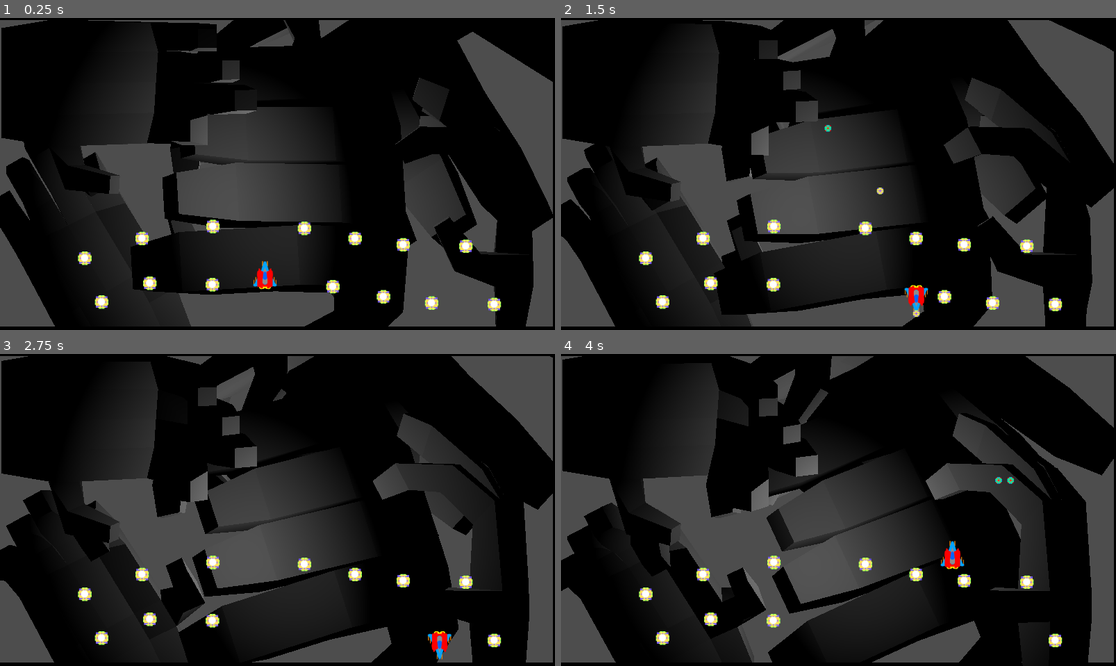
Above: before the commit, frames 1-4 (two rows, left to right).
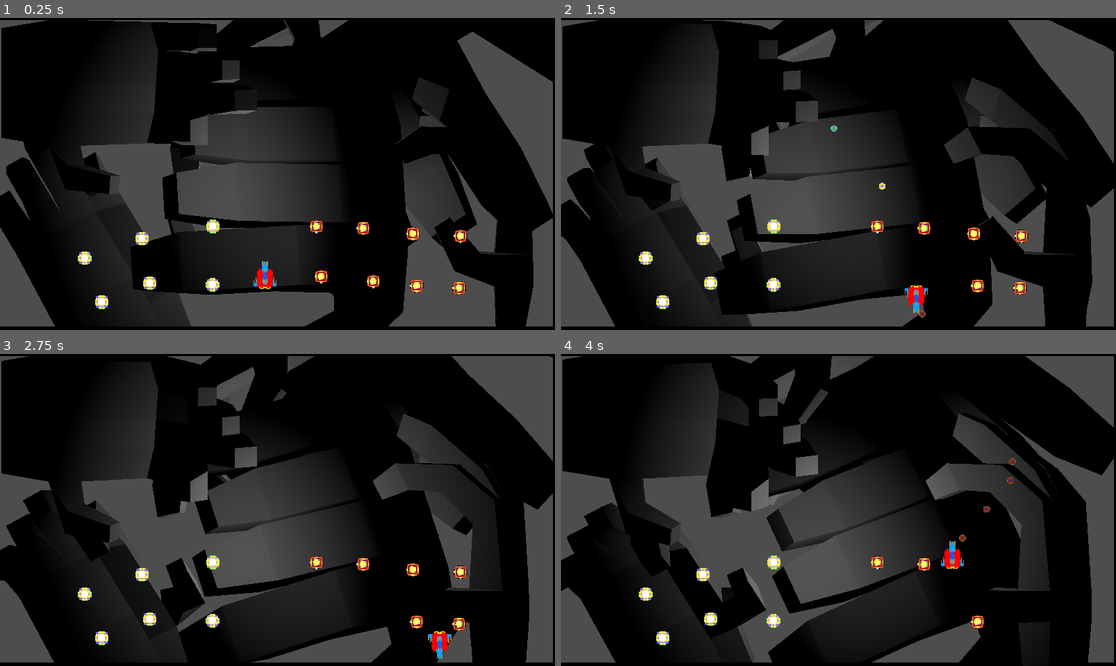
Above: after the commit, the same moments.

Repository: gamkedo-la/AttackStackCharlie
Game: Godot game, scene res://MainPlay.tscn
Same seed, same stepped clock (60 frames per second), same inputs: the game is played once before the commit and once after it.
Inputs:
- Up to frame 1 (0.25 s): no input
- Up to frame 2 (1.5 s): hold D (move right) 0.53-1.28 s; hold Space (shoot) 0.53-1.28 s; hold S (move down) from 1.28 s (still down); tap Space (shoot) at 1.35 s
- Up to frame 3 (2.75 s): release S (move down) at 2.03 s; hold D (move right) from 2.03 s (still down); hold Space (shoot) from 2.03 s (still down)
- Up to frame 4 (4 s): release D (move right) at 2.78 s; release Space (shoot) at 2.78 s; hold W (move up) 2.78-3.53 s; tap Space (shoot) at 2.85 s; hold A (move left) from 3.53 s (still down); hold Space (shoot) from 3.53 s (still down)

The runs differ from the first frame. In frame 1, 1.6% of the frame differs, in the area x 14-91%, y 64-94%; in frame 2, 1.5%; in frame 3, 1.2%; in frame 4, 1.1%.

Commit message:
Split and ROF separated, global shot list, separated power ups

Diff:
--- /dev/null
+++ b/Globals/level_type_enum.gd
@@ -0,0 +1,4 @@
+enum LevelType {
+	SPLIT,
+	ROF
+}
--- a/MainPlay.tscn
+++ b/MainPlay.tscn
@@ -1,7 +1,8 @@
-[gd_scene load_steps=7 format=3 uid="uid://degldynxe05sf"]
+[gd_scene load_steps=8 format=3 uid="uid://degldynxe05sf"]
 
 [ext_resource type="PackedScene" uid="uid://c4hrawof8vra7" path="res://Player/playership.tscn" id="1_kdrlo"]
-[ext_resource type="PackedScene" uid="uid://chy58la7p4ca2" path="res://Powerups/UpgradeShotPlus.tscn" id="2_4aj01"]
+[ext_resource type="PackedScene" uid="uid://chy58la7p4ca2" path="res://Powerups/UpgradeShot_Split.tscn" id="2_4aj01"]
+[ext_resource type="PackedScene" uid="uid://lmcwu5px8yv" path="res://Powerups/UpgradeShot_ROF.tscn" id="3_agxoh"]
 [ext_resource type="PackedScene" uid="uid://di0klw80v6wob" path="res://Models/vr-hand.glb" id="3_y3jsb"]
 [ext_resource type="Script" path="res://Models/3dspin.gd" id="4_6wt8j"]
 
@@ -42,32 +43,32 @@
 [node name="Powerup2" parent="PowerupsTest" instance=ExtResource("2_4aj01")]
 position = Vector2(295, 458)
 
-[node name="Powerup3" parent="PowerupsTest" instance=ExtResource("2_4aj01")]
-position = Vector2(632, 437)
+[node name="Powerup3" parent="PowerupsTest" instance=ExtResource("3_agxoh")]
+position = Vector2(657, 433)
 
-[node name="Powerup4" parent="PowerupsTest" instance=ExtResource("2_4aj01")]
-position = Vector2(737, 458)
+[node name="Powerup4" parent="PowerupsTest" instance=ExtResource("3_agxoh")]
+position = Vector2(775, 547)
 
-[node name="Powerup5" parent="PowerupsTest" instance=ExtResource("2_4aj01")]
-position = Vector2(837, 471)
+[node name="Powerup5" parent="PowerupsTest" instance=ExtResource("3_agxoh")]
+position = Vector2(754, 437)
 
-[node name="Powerup6" parent="PowerupsTest" instance=ExtResource("2_4aj01")]
-position = Vector2(967, 474)
-
-[node name="Powerup8" parent="PowerupsTest" instance=ExtResource("2_4aj01")]
-position = Vector2(691, 558)
-
-[node name="Powerup9" parent="PowerupsTest" instance=ExtResource("2_4aj01")]
-position = Vector2(796, 579)
-
-[node name="Powerup10" parent="PowerupsTest" instance=ExtResource("2_4aj01")]
-position = Vector2(896, 592)
-
-[node name="Powerup11" parent="PowerupsTest" instance=ExtResource("2_4aj01")]
-position = Vector2(1026, 595)
+[node name="Powerup6" parent="PowerupsTest" instance=ExtResource("3_agxoh")]
+position = Vector2(667, 537)
 
 [node name="Powerup7" parent="PowerupsTest" instance=ExtResource("2_4aj01")]
 position = Vector2(176, 499)
+
+[node name="Powerup8" parent="PowerupsTest" instance=ExtResource("3_agxoh")]
+position = Vector2(857, 448)
+
+[node name="Powerup9" parent="PowerupsTest" instance=ExtResource("3_agxoh")]
+position = Vector2(865, 556)
+
+[node name="Powerup10" parent="PowerupsTest" instance=ExtResource("3_agxoh")]
+position = Vector2(953, 561)
+
+[node name="Powerup11" parent="PowerupsTest" instance=ExtResource("3_agxoh")]
+position = Vector2(956, 453)
 
 [node name="Powerup12" parent="PowerupsTest" instance=ExtResource("2_4aj01")]
 position = Vector2(311, 551)
--- a/Player/player.gd
+++ b/Player/player.gd
@@ -8,11 +8,24 @@
 
 const SHIP_SPEED = 250
 const SHOT_SPREAD = 25
+
+const LEVEL_TYPE = preload("res://Globals/level_type_enum.gd").LevelType
+var LEVEL_TYPE_LIST = LEVEL_TYPE.keys()
 const ROF = 0.2
-const SHOT_LEVELS = 3
+
+# Can be split too if needed. Potentially inside the dictionary
+# If leveling up logic becomes more complex, it could be extracted to an object
+# with specific logic to level up each dimension
+const MAX_LEVELS = 3
+
+var shot_levels_dict = {
+	ROF = 0,
+	SPLIT = 0,
+}
+
 var lastShotTime = 0.0
-var shotLev = 0;
-var shotSplit = 1
+# var shotLev = 0;
+# var shotSplit = 1;
 var shotBasic = preload("res://PlayerShots/PlayerShotBasic.tscn");
 var shipFacing = Vector2.UP;
 
@@ -44,22 +57,24 @@
 	if Input.is_action_pressed("shoot"):
 		fire()
 
-func upgradeShot():
-	if shotLev < SHOT_LEVELS-1:
-		shotLev += 1
-	else:
-		shotLev = 0
-		shotSplit += 1
+func upgradeShot(type):
+	shot_levels_dict[type] = min(MAX_LEVELS - 1, shot_levels_dict[type] + 1)
+	print(shot_levels_dict)
+
 
 func fire():
-	if get_time() - lastShotTime < ROF * (SHOT_LEVELS-shotLev):
+	print("get_time ", get_time())
+	print("lastShotTime ", lastShotTime)
+	print("get_time - lastShotTime ", get_time() - lastShotTime)
+	print("ROF * (SHOT_LEVELS-shotLev) ", ROF * (MAX_LEVELS-shot_levels_dict[LEVEL_TYPE_LIST[LEVEL_TYPE.ROF]]))
+	if get_time() - lastShotTime < ROF * (MAX_LEVELS-shot_levels_dict[LEVEL_TYPE_LIST[LEVEL_TYPE.ROF]]):
 		return
 	lastShotTime = get_time()
-	for n in shotSplit:
-		var xOffset = (shotSplit-1.0)/2.0
+	for n in shot_levels_dict[LEVEL_TYPE_LIST[LEVEL_TYPE.SPLIT]] + 1:
+		var xOffset = (shot_levels_dict[LEVEL_TYPE_LIST[LEVEL_TYPE.SPLIT]]-1.0)/2.0
 		var shot = shotBasic.instantiate();
 		get_tree().root.add_child(shot);
-		shot.activateShot(shotLev, shipFacing);
+		shot.activateShot(shot_levels_dict[LEVEL_TYPE_LIST[LEVEL_TYPE.ROF]], shipFacing);
 		var shotSweepEdgeL = Vector2.LEFT
 		var shotSweepEdgeR = Vector2.RIGHT
 		if shipFacing == Vector2.LEFT || shipFacing == Vector2.RIGHT:
--- a/Powerups/PowerupShotPlus.gd
+++ b/Powerups/PowerupShotPlus.gd
@@ -1,6 +1,10 @@
 extends Area2D
+
+const LEVEL_TYPE = preload("res://Globals/level_type_enum.gd").LevelType
+@export var type : LEVEL_TYPE
 
 func _on_body_entered(body):
 	if body.has_method("upgradeShot"):
-		body.upgradeShot()
+		var level_type_list = LEVEL_TYPE.keys()
+		body.upgradeShot(level_type_list[type])
 		queue_free()
--- /dev/null
+++ b/Powerups/UpgradeShot_ROF.tscn
@@ -0,0 +1,21 @@
+[gd_scene load_steps=4 format=3 uid="uid://lmcwu5px8yv"]
+
+[ext_resource type="Script" path="res://Powerups/PowerupShotPlus.gd" id="1_3gpr1"]
+[ext_resource type="Texture2D" uid="uid://dnprne8554ghi" path="res://Powerups/rof_upgrade.png" id="2_eisb6"]
+
+[sub_resource type="RectangleShape2D" id="RectangleShape2D_bh3kg"]
+size = Vector2(28, 27)
+
+[node name="UpgradeShot_ROF" type="Area2D"]
+script = ExtResource("1_3gpr1")
+type = 1
+
+[node name="CollisionShape2D" type="CollisionShape2D" parent="."]
+position = Vector2(0, 0.5)
+shape = SubResource("RectangleShape2D_bh3kg")
+
+[node name="Shotupgrade" type="Sprite2D" parent="."]
+position = Vector2(2.08165e-12, 2.08165e-12)
+texture = ExtResource("2_eisb6")
+
+[connection signal="body_entered" from="." to="." method="_on_body_entered"]
--- a/project.godot
+++ b/project.godot
@@ -53,5 +53,6 @@
 
 [rendering]
 
+textures/canvas_textures/default_texture_filter=0
 renderer/rendering_method="gl_compatibility"
 renderer/rendering_method.mobile="gl_compatibility"
Renamed: Powerups/UpgradeShotPlus.tscn -> Powerups/UpgradeShot_Split.tscn
Binary file added: Powerups/rof_upgrade.png
Not shown, added: Powerups/rof_upgrade.png.import
